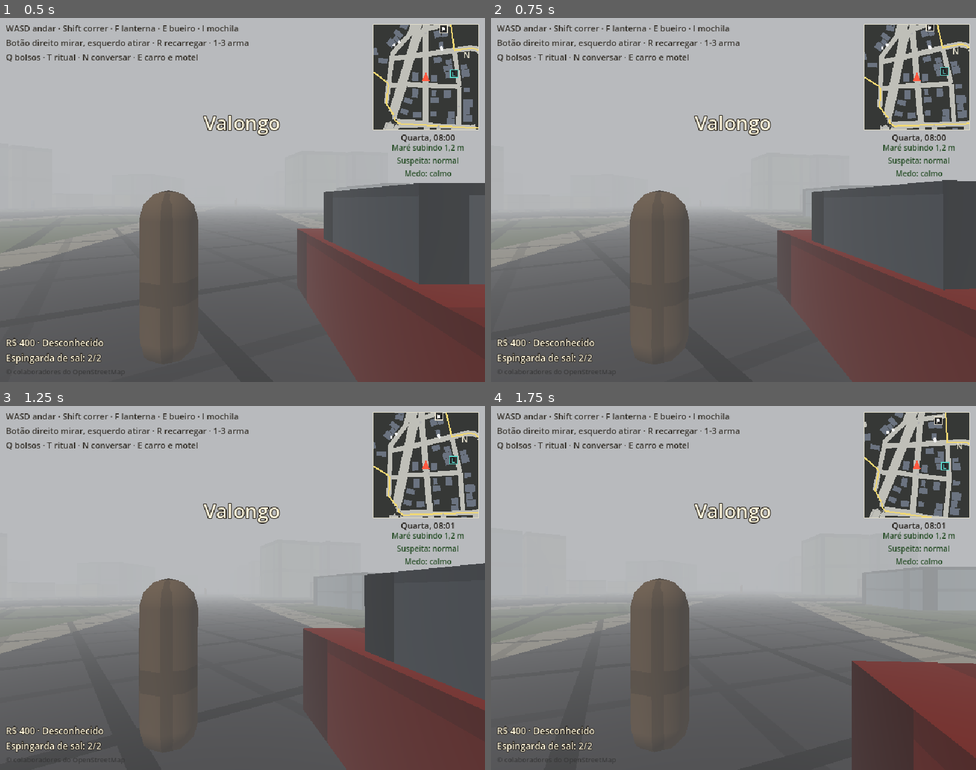
Above: before the commit, frames 1-4 (two rows, left to right).
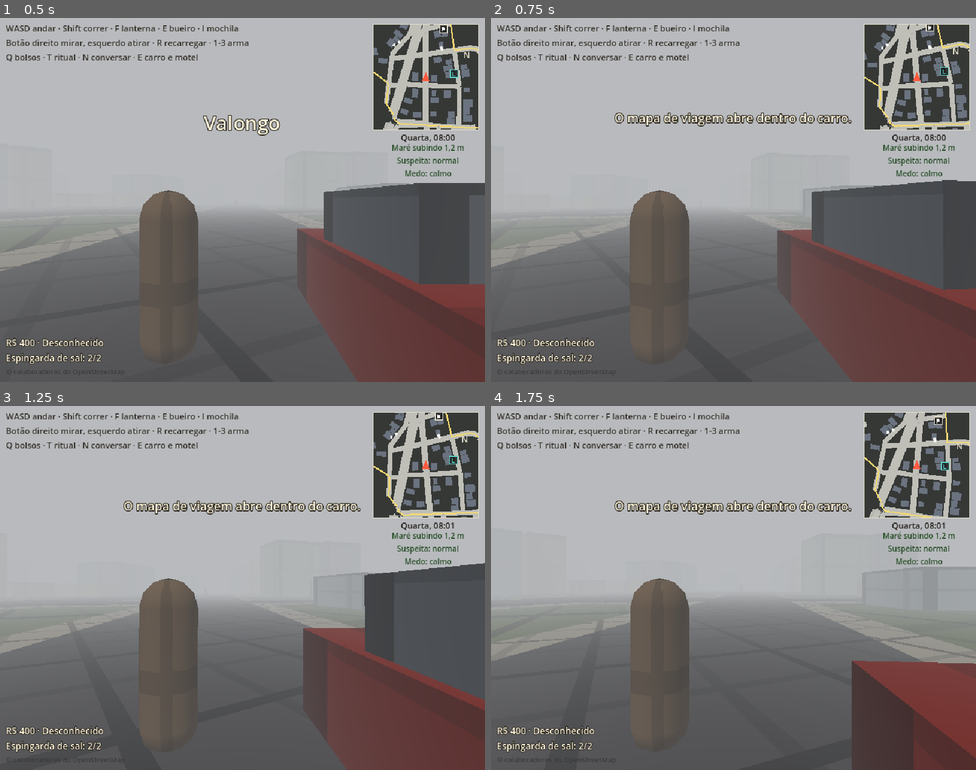
Above: after the commit, the same moments.

Repository: lucas-gomes-backend/monster-contracts
Game: Godot game, scene res://presentation/cidade/bairro.tscn
The game is run twice, just before and just after one commit, with the same random seed, the same clock (stepped at 60 frames per second) and the same inputs. This scene is started directly instead of the project's main scene.
Inputs (mouse positions are in pixels of both pictures, inside the frame that each line leads up to):
- Up to frame 1 (0.5 s): no input
- Up to frame 2 (0.75 s): tap Enter at 0.5 s; move the mouse to (757, 200) at 0.52 s; hold W (mover_frente) from 0.53 s (still down); hold M (mapa) from 0.53 s (still down); click (757, 200) at 0.67 s
- Up to frame 3 (1.25 s): keep holding W (mover_frente); keep holding M (mapa); tap 0 at 0.8 s
- Up to frame 4 (1.75 s): keep holding W (mover_frente); move the mouse to (709, 588) at 1.27 s; release M (mapa) at 1.28 s; tap 0 at 1.35 s; click (709, 588) at 1.42 s; tap 9 at 1.55 s

Frame 1 is identical in both runs. In frame 2, 1.2% of the frame differs, in the area x 25-75%, y 26-33%; in frame 3, 1.2%; in frame 4, 1.2%.

Commit message:
feat(fase-04): viagem rápida pelo mapa do carro
Pedido do Lucas: dentro do carro, M abre o mapa de viagem com pontos de
viagem rápida (a entrada de cada bairro carregado e os pontos-chave
deles). O mapa mostra a cidade de verdade (ruas, prédios e contornos dos
bairros), centralizada. Escolher um ponto (número ou clique) leva o carro
para a rua mais perto, passa o relógio e gasta gasolina pela distância.
Sem gasolina para chegar, não vai.

Co-Authored-By: Claude Opus 5.5 <noreply@anthropic.com>

Diff:
--- a/game/core/cidade/caminhos.gd
+++ b/game/core/cidade/caminhos.gd
@@ -49,6 +49,13 @@
 	return saida
 
 
+## O ponto das ruas mais perto de p (onde parar o carro numa viagem rápida).
+func mais_perto(p: Vector2) -> Vector2:
+	if _grafo.get_point_count() == 0:
+		return p
+	return _grafo.get_point_position(_grafo.get_closest_point(p))
+
+
 func pontos() -> int:
 	return _grafo.get_point_count()
 
--- a/game/data/config/progressao.json
+++ b/game/data/config/progressao.json
@@ -23,7 +23,8 @@
   },
   "nivel_inicial": {"espingarda_de_sal": 1, "revolver": 2, "mochila": 2},
   "motel": {"diaria": 60, "horas_de_sono": 8, "guarda": [6, 3], "alcance": 3.0, "abastece_ate_metros": 30.0},
-  "carro": {"tanque_litros": 40.0, "litros_iniciais": 25.0, "km_por_litro": 8.0, "preco_do_litro": 6, "velocidade_maxima": 16.0, "re_maxima": 5.0, "aceleracao": 7.0, "freio": 14.0, "giro": 1.8, "alcance_da_porta": 2.8},
+  "carro": {"tanque_litros": 40.0, "litros_iniciais": 25.0, "km_por_litro": 8.0, "preco_do_litro": 6, "velocidade_maxima": 16.0, "re_maxima": 5.0, "aceleracao": 7.0, "freio": 14.0, "giro": 1.8, "alcance_da_porta": 2.8,
+    "viagem_rapida": {"velocidade_media_kmh": 25.0, "desvio_das_ruas": 1.3}},
   "loja": [
     {"id": "cartucho_de_sal", "nome": "Cartuchos de sal (8)", "item": "cartucho_de_sal", "quantidade": 8, "preco": 40},
     {"id": "bala_38", "nome": "Balas .38 (12)", "item": "bala_38", "quantidade": 12, "preco": 55},
--- a/game/data/schemas/progressao.schema.json
+++ b/game/data/schemas/progressao.schema.json
@@ -56,7 +56,7 @@
     },
     "carro": {
       "type": "object", "additionalProperties": false,
-      "required": ["tanque_litros", "litros_iniciais", "km_por_litro", "preco_do_litro", "velocidade_maxima", "re_maxima", "aceleracao", "freio", "giro", "alcance_da_porta"],
+      "required": ["tanque_litros", "litros_iniciais", "km_por_litro", "preco_do_litro", "velocidade_maxima", "re_maxima", "aceleracao", "freio", "giro", "alcance_da_porta", "viagem_rapida"],
       "properties": {
         "tanque_litros": {"type": "number", "minimum": 1},
         "litros_iniciais": {"type": "number", "minimum": 0},
@@ -67,7 +67,12 @@
         "aceleracao": {"type": "number", "minimum": 0},
         "freio": {"type": "number", "minimum": 0},
         "giro": {"type": "number", "minimum": 0},
-        "alcance_da_porta": {"type": "number", "minimum": 0}
+        "alcance_da_porta": {"type": "number", "minimum": 0},
+        "viagem_rapida": {
+          "$comment": "Dentro do carro, M abre o mapa de viagem rápida. O tempo e a gasolina saem da distância em linha reta vezes o desvio das ruas.",
+          "type": "object", "additionalProperties": false, "required": ["velocidade_media_kmh", "desvio_das_ruas"],
+          "properties": {"velocidade_media_kmh": {"type": "number", "minimum": 1}, "desvio_das_ruas": {"type": "number", "minimum": 1}}
+        }
       }
     },
     "loja": {
--- a/game/presentation/cidade/bairro_cena.gd
+++ b/game/presentation/cidade/bairro_cena.gd
@@ -53,6 +53,7 @@
 const Progresso := preload("res://core/progressao/progresso.gd")
 const Carro3D := preload("res://presentation/cidade/carro_3d.gd")
 const MotelTela := preload("res://presentation/cidade/motel_tela.gd")
+const ViagemTela := preload("res://presentation/cidade/viagem_tela.gd")
 const MochilaTela := preload("res://presentation/cidade/mochila_tela.gd")
 const TEXTO_DO_EFEITO := {"prende": "Pegou: a criatura está contida!", "fere": "Pegou: a criatura está ferida e vulnerável!",
 	"revela": "Pegou: a forma verdadeira apareceu!", "afasta": "Pegou: a criatura recuou!",
@@ -149,6 +150,7 @@
 var menu_do_motel := "principal"
 var dirigindo := false
 var _camadas_do_cacador := Vector2i(1, 1)
+var viagem_tela: Control
 var _cfg_progressao: Dictionary
 var _energia_da_lanterna := 1.0
 var ambiente: WorldEnvironment
@@ -183,6 +185,9 @@
 			trazer_criatura(argumento.trim_prefix("--criatura="))
 		elif argumento == "--dirigir":
 			entrar_no_carro()
+		elif argumento == "--mapa-de-viagem":
+			entrar_no_carro()
+			abrir_mapa_de_viagem()
 		elif argumento == "--mochila":
 			abrir_mochila()
 			_mochila_aberta()
@@ -481,6 +486,12 @@
 	motel_tela.size = Vector2(460, 230)
 	motel_tela.visible = false
 	camada.add_child(motel_tela)
+	viagem_tela = ViagemTela.new()
+	viagem_tela.cena = self
+	viagem_tela.position = Vector2(20, 60)
+	viagem_tela.size = Vector2(600, 360)
+	viagem_tela.visible = false
+	camada.add_child(viagem_tela)
 
 
 ## Desce pelo bueiro i (ou sobe, se já estiver lá embaixo). Muda a luz da zona.
@@ -579,6 +590,18 @@
 			escolher_no_motel(evento.physical_keycode - KEY_1)
 			get_viewport().set_input_as_handled()
 		return
+	if viagem_tela.visible:
+		if evento.is_action_pressed("mapa") or evento.is_action_pressed("soltar_mouse"):
+			fechar_mapa_de_viagem()
+			get_viewport().set_input_as_handled()
+		elif evento is InputEventKey and evento.pressed and not evento.echo and evento.physical_keycode >= KEY_0 and evento.physical_keycode <= KEY_9:
+			viajar(9 if evento.physical_keycode == KEY_0 else evento.physical_keycode - KEY_1)
+			get_viewport().set_input_as_handled()
+		return
+	if evento.is_action_pressed("mapa"):
+		abrir_mapa_de_viagem()
+		get_viewport().set_input_as_handled()
+		return
 	if dirigindo:
 		return
 	if evento.is_action_pressed("mochila") and _abrindo_mochila <= 0.0:
@@ -897,6 +920,72 @@
 func dirigir(entrada: Vector2, delta: float) -> void:
 	carro.dirigir(entrada, delta)
 	cacador.position = carro.position + Vector3(0, 0.3, 0)
+
+
+## M: o mapa de viagem rápida só abre dentro do carro.
+func abrir_mapa_de_viagem() -> bool:
+	if not dirigindo:
+		_avisar("O mapa de viagem abre dentro do carro.")
+		return false
+	viagem_tela.visible = true
+	_mouse_antes = Input.mouse_mode
+	Input.mouse_mode = Input.MOUSE_MODE_VISIBLE
+	return true
+
+
+func fechar_mapa_de_viagem() -> void:
+	if viagem_tela.visible:
+		viagem_tela.visible = false
+		Input.mouse_mode = _mouse_antes
+
+
+## Pontos de viagem rápida: a entrada de cada bairro carregado e os pontos-chave deles, cada
+## um na rua mais perto. [{"nome", "bairro", "ponto": Vector2, "metros", "minutos", "litros"}]
+func destinos_de_viagem() -> Array:
+	var lista: Array = []
+	var ids := carregados.keys()
+	ids.sort()
+	for id in ids:
+		var c: Vector3 = carregados[id].chegada()
+		lista.append({"nome": str(carregados[id].dados["nome"]), "bairro": id, "ponto": Vector2(c.x, c.z)})
+	for id in ids:
+		if not populacoes.has(id):
+			continue
+		for ponto in populacoes[id].pontos_chave:
+			lista.append({"nome": "%s (%s)" % [ponto["nome"], carregados[id].dados["nome"]], "bairro": id, "ponto": populacoes[id].ponto_na_rua(ponto["porta"])})
+	var cfg: Dictionary = _cfg_progressao["carro"]
+	var v: Dictionary = cfg["viagem_rapida"]
+	var aqui := Vector2(carro.position.x, carro.position.z) if carro != null else Vector2(cacador.position.x, cacador.position.z)
+	for d in lista:
+		var metros: float = aqui.distance_to(d["ponto"]) * float(v["desvio_das_ruas"])
+		d["metros"] = metros
+		d["minutos"] = maxi(1, int(ceil(metros / (float(v["velocidade_media_kmh"]) * 1000.0 / 60.0))))
+		d["litros"] = metros / (float(cfg["km_por_litro"]) * 1000.0)
+	return lista
+
+
+## Viagem rápida até o destino i: o carro aparece lá, o relógio anda e a gasolina gasta.
+func viajar(i: int) -> bool:
+	var destinos := destinos_de_viagem()
+	if not dirigindo or i < 0 or i >= destinos.size():
+		return false
+	var d: Dictionary = destinos[i]
+	if float(d["litros"]) > carro.litros:
+		_avisar("Não tem gasolina para chegar lá.")
+		return false
+	carro.litros -= float(d["litros"])
+	carro.velocidade = 0.0
+	carro.position = Vector3(d["ponto"].x, 0.05, d["ponto"].y)
+	cacador.position = carro.position + Vector3(0, 0.3, 0)
+	var minutos: int = d["minutos"]
+	minuto += minutos
+	suspeita.passar_minutos(minutos)
+	for b in populacoes:
+		populacoes[b].atualizar(minuto)
+	fechar_mapa_de_viagem()
+	verificar_fronteira()
+	_avisar("%s (%d min)" % [d["nome"], minutos])
+	return true
 
 
 ## O motel do Centro (ponto-chave): a porta mais perto, ou Vector2.INF.
--- a/game/presentation/cidade/populacao_3d.gd
+++ b/game/presentation/cidade/populacao_3d.gd
@@ -164,3 +164,8 @@
 		if pessoas[id]["no"].visible:
 			n += 1
 	return n
+
+
+## O ponto da rua mais perto de p (para o carro parar numa viagem rápida).
+func ponto_na_rua(p: Vector2) -> Vector2:
+	return _caminhos.mais_perto(p) if _caminhos != null else p
--- /dev/null
+++ b/game/presentation/cidade/viagem_tela.gd
@@ -0,0 +1,84 @@
+extends Control
+## Mapa de viagem rápida (só dentro do carro): os pontos dos bairros carregados num mapa
+## simples, com o número, o tempo e a gasolina de cada viagem. Número ou clique no ponto viaja.
+
+const Lotes := preload("res://core/cidade/lotes.gd")
+
+var cena: Node  # bairro_cena: destinos_de_viagem(), viajar(), carro, carregados
+var _pontos_na_tela: Array = []
+
+
+func _process(_delta: float) -> void:
+	if visible:
+		queue_redraw()
+
+
+func _gui_input(evento: InputEvent) -> void:
+	if evento is InputEventMouseButton and evento.pressed and evento.button_index == MOUSE_BUTTON_LEFT:
+		for i in _pontos_na_tela.size():
+			if evento.position.distance_to(_pontos_na_tela[i]) <= 10.0:
+				cena.viajar(i)
+				accept_event()
+				return
+
+
+func _draw() -> void:
+	if cena == null or cena.carro == null:
+		return
+	var fonte := ThemeDB.fallback_font
+	draw_rect(Rect2(Vector2.ZERO, size), Color(0.08, 0.09, 0.08, 0.92))
+	draw_string(fonte, Vector2(12, 18), "MAPA DE VIAGEM · gasolina: %.1f L · número ou clique para ir · M fecha" % cena.carro.litros, HORIZONTAL_ALIGNMENT_LEFT, size.x - 24, 12, Color(0.95, 0.9, 0.75))
+	var destinos: Array = cena.destinos_de_viagem()
+	var carro := Vector2(cena.carro.position.x, cena.carro.position.z)
+	var area := Rect2(carro, Vector2.ZERO)
+	for d in destinos:
+		area = area.expand(d["ponto"])
+	for id in cena.carregados:
+		for q in cena.carregados[id].dados["limite"]:
+			area = area.expand(Vector2(float(q[0]), float(q[1])))
+	area = area.grow(20.0)
+	var mapa := Rect2(Vector2(12, 30), Vector2(300, size.y - 42))
+	var escala := minf(mapa.size.x / maxf(area.size.x, 1.0), mapa.size.y / maxf(area.size.y, 1.0))
+	var folga := (mapa.size - area.size * escala) / 2.0
+	var para_tela := func(p: Vector2) -> Vector2:
+		return mapa.position + folga + (p - area.position) * escala
+	draw_rect(mapa, Color(0.2, 0.22, 0.2))
+	# A cidade de verdade (como no minimapa): prédios e ruas dos bairros carregados.
+	for id in cena.carregados:
+		var bairro: Node3D = cena.carregados[id]
+		for lote in bairro.lotes:
+			if lote["tipo"] == Lotes.TIPO_PREDIO:
+				var cantos := PackedVector2Array()
+				for q in Lotes.cantos(lote):
+					cantos.append(para_tela.call(q))
+				draw_colored_polygon(cantos, Color(0.4, 0.43, 0.48))
+		for rua in bairro.dados["ruas"]:
+			var linha := PackedVector2Array()
+			for q in Lotes._pontos(rua["pontos"]):
+				linha.append(para_tela.call(q))
+			var caminho: bool = rua["tipo"] in ["steps", "footway", "pedestrian"]
+			draw_polyline(linha, Color(0.6, 0.5, 0.4) if caminho else Color(0.78, 0.78, 0.74), maxf(1.0, float(rua["largura"]) * escala))
+	# Contorno dos bairros carregados.
+	for id in cena.carregados:
+		var limite: Array = cena.carregados[id].dados["limite"]
+		var linha := PackedVector2Array()
+		for q in limite:
+			linha.append(para_tela.call(Vector2(float(q[0]), float(q[1]))))
+		if linha.size() > 1:
+			linha.append(linha[0])
+			draw_polyline(linha, Color(0.95, 0.85, 0.45), 1.5)
+	_pontos_na_tela.clear()
+	for i in destinos.size():
+		var d: Dictionary = destinos[i]
+		var p: Vector2 = para_tela.call(d["ponto"])
+		_pontos_na_tela.append(p)
+		var cabe: bool = float(d["litros"]) <= cena.carro.litros
+		draw_circle(p, 7.0, Color(0.9, 0.75, 0.3) if cabe else Color(0.5, 0.3, 0.3))
+		var tecla := str(i + 1) if i < 9 else ("0" if i == 9 else "·")
+		draw_string(fonte, p + Vector2(-3, 4), tecla, HORIZONTAL_ALIGNMENT_LEFT, -1, 10, Color(0.1, 0.08, 0.05))
+		var y := 40.0 + i * 21.0
+		draw_string(fonte, Vector2(326, y), "%s) %s" % [tecla, d["nome"]], HORIZONTAL_ALIGNMENT_LEFT, size.x - 336, 11, Color(0.95, 0.92, 0.85) if cabe else Color(0.6, 0.5, 0.5))
+		draw_string(fonte, Vector2(344, y + 10), "%d min · %.1f L%s" % [int(d["minutos"]), float(d["litros"]), "" if cabe else " · falta gasolina"], HORIZONTAL_ALIGNMENT_LEFT, -1, 9, Color(0.7, 0.7, 0.65))
+	var c: Vector2 = para_tela.call(carro)
+	draw_circle(c, 5.0, Color(0.85, 0.2, 0.15))
+	draw_string(fonte, c + Vector2(7, 4), "carro", HORIZONTAL_ALIGNMENT_LEFT, -1, 10, Color(0.95, 0.5, 0.45))
--- a/game/tests/unit/test_progressao.gd
+++ b/game/tests/unit/test_progressao.gd
@@ -238,3 +238,65 @@
 	var cena := _cena()
 	assert_has(cena.texto_do_hud(), "R$ %d · Desconhecido" % int(_cfg()["dinheiro_inicial"]))
 	cena.free()
+
+
+# --- Viagem rápida no carro ---
+
+func test_mapa_de_viagem_so_abre_dentro_do_carro() -> void:
+	var cena := _cena()
+	assert_false(cena.abrir_mapa_de_viagem())
+	assert_false(cena.viagem_tela.visible)
+	cena.entrar_no_carro()
+	assert_true(cena.abrir_mapa_de_viagem())
+	assert_true(cena.viagem_tela.visible)
+	cena.free()
+
+
+func test_destinos_sao_os_bairros_carregados_e_os_pontos_chave() -> void:
+	var cena := _cena()
+	cena.entrar_no_carro()
+	var nomes: Array = cena.destinos_de_viagem().map(func(d): return d["nome"])
+	assert_has(nomes, "Centro")
+	assert_has(nomes, "Motel Estrela do Porto (Centro)")
+	var unicos := {}
+	for n in nomes:
+		unicos[n] = true
+	assert_eq(unicos.size(), nomes.size(), "nenhum nome repetido")
+	for d in cena.destinos_de_viagem():
+		assert_true(int(d["minutos"]) >= 1 and float(d["litros"]) >= 0.0)
+	cena.free()
+
+
+func test_viajar_leva_o_carro_passa_o_tempo_e_gasta_gasolina() -> void:
+	var cena := _cena()
+	cena.entrar_no_carro()
+	var destinos: Array = cena.destinos_de_viagem()
+	var i := -1
+	for j in destinos.size():
+		if destinos[j]["nome"] == "Motel Estrela do Porto (Centro)":
+			i = j
+	var d: Dictionary = destinos[i]
+	var minuto: int = cena.minuto
+	var litros: float = cena.carro.litros
+	assert_true(cena.viajar(i))
+	assert_almost_eq(Vector2(cena.carro.position.x, cena.carro.position.z).distance_to(d["ponto"]), 0.0, 0.01)
+	assert_eq(cena.minuto - minuto, int(d["minutos"]))
+	assert_almost_eq(cena.carro.litros, litros - float(d["litros"]), 0.001)
+	assert_eq(str(cena.bairro.dados["id"]), "centro", "chegou no Centro")
+	assert_false(cena.viagem_tela.visible)
+	cena.free()
+
+
+func test_sem_gasolina_para_a_viagem_nao_vai() -> void:
+	var cena := _cena()
+	cena.entrar_no_carro()
+	cena.carro.litros = 0.0
+	var antes: Vector3 = cena.carro.position
+	var longe := -1
+	var destinos: Array = cena.destinos_de_viagem()
+	for j in destinos.size():
+		if float(destinos[j]["litros"]) > 0.0:
+			longe = j
+	assert_false(cena.viajar(longe))
+	assert_eq(cena.carro.position, antes)
+	cena.free()
Not shown, added: game/presentation/cidade/viagem_tela.gd.uid
Not shown, changed: docs/08-economia-e-progressao.md
Not shown, changed: docs/11-roadmap.md
Not shown, changed: tools/verify-mutation.ps1
